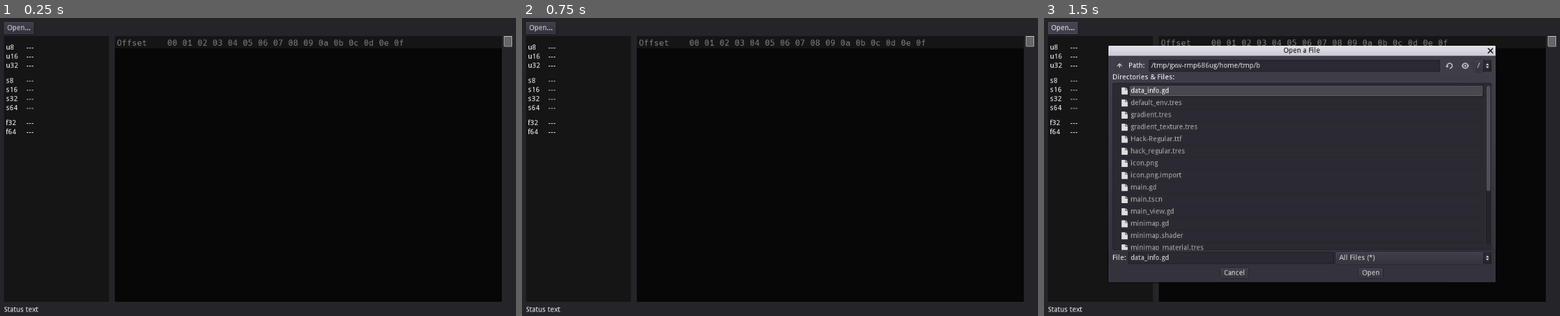
Above: before the commit, frames 1-3 (left to right).
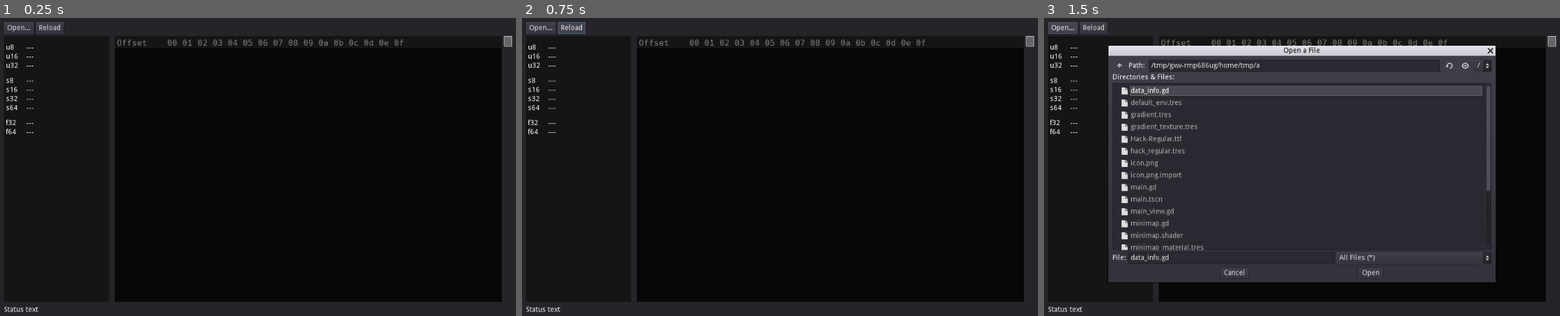
Above: after the commit, the same moments.

Repository: Zylann/hex_viewer
Game: Godot game, scene res://main.tscn
Two runs of this game, one before a commit and one after it. Both use one fixed random seed, a clock stepped at 60 frames per second and the inputs below.
Inputs (mouse positions are in pixels of both pictures, inside the frame that each line leads up to):
- Up to frame 1 (0.25 s): no input
- Up to frame 2 (0.75 s): click (573, 26) at 0.5 s, where only the run after the commit has a clickable "Reload"
- Up to frame 3 (1.5 s): click "Open..." at 1.25 s

The runs differ from the first frame. In frame 1, 0.2% of the frame differs, in the area x 7-13%, y 1-6%; in frame 2, 0.2%, in the area x 6-13%, y 1-6%; in frame 3, 0.2%.

Commit message:
Added reload button

Diff:
--- a/main.gd
+++ b/main.gd
@@ -13,6 +13,7 @@
 
 var _wrapped_buffer = BufferWrapper.new()
 var _open_dialog = null
+var _filepath = ""
 
 
 func _ready():
@@ -42,6 +43,7 @@
 	_minimap.update_textures(buffer)
 	_text_view.update()
 	_status_label.text = str(_format_number_with_commas(flen), " bytes")
+	_filepath = fpath
 
 
 static func _format_number_with_commas(n):
@@ -64,3 +66,8 @@
 
 func _on_OpenDialog_file_selected(fpath):
 	open_file(fpath)
+
+
+func _on_ReloadButton_pressed():
+	if _filepath != "":
+		open_file(_filepath)
--- a/main.tscn
+++ b/main.tscn
@@ -24,7 +24,6 @@
 margin_bottom = -8.0
 
 [node name="MenuBar" type="HBoxContainer" parent="VBoxContainer"]
-editor/display_folded = true
 margin_right = 1008.0
 margin_bottom = 24.0
 rect_min_size = Vector2( 0, 24 )
@@ -33,6 +32,12 @@
 margin_right = 59.0
 margin_bottom = 24.0
 text = "Open..."
+
+[node name="ReloadButton" type="Button" parent="VBoxContainer/MenuBar"]
+margin_left = 63.0
+margin_right = 118.0
+margin_bottom = 24.0
+text = "Reload"
 
 [node name="HSplitContainer" type="HSplitContainer" parent="VBoxContainer"]
 margin_top = 28.0
@@ -134,6 +139,7 @@
 margin_bottom = 19.0
 text = "Status text"
 [connection signal="pressed" from="VBoxContainer/MenuBar/OpenButton" to="." method="_on_OpenButton_pressed"]
+[connection signal="pressed" from="VBoxContainer/MenuBar/ReloadButton" to="." method="_on_ReloadButton_pressed"]
 [connection signal="hovered_offset_changed" from="VBoxContainer/HSplitContainer/Main/ColorRect/VBoxContainer/TextView" to="VBoxContainer/HSplitContainer/LeftPanel/DataInfo" method="_on_TextView_hovered_offset_changed"]
 [connection signal="draw" from="VBoxContainer/HSplitContainer/Main/ColorRect/VBoxContainer/TextView/Bg" to="VBoxContainer/HSplitContainer/Main/ColorRect/VBoxContainer/TextView" method="_on_Bg_draw"]
 [connection signal="ask_scroll" from="VBoxContainer/HSplitContainer/Main/Minimap" to="VBoxContainer/HSplitContainer/Main" method="_on_Minimap_ask_scroll"]
